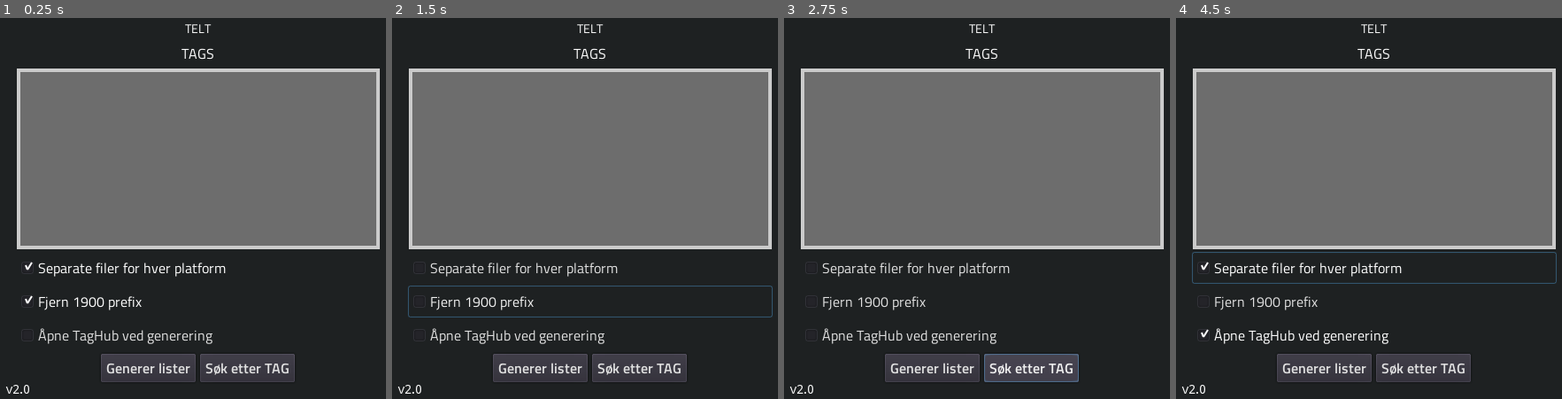
Above: before the commit, frames 1-4 (left to right).
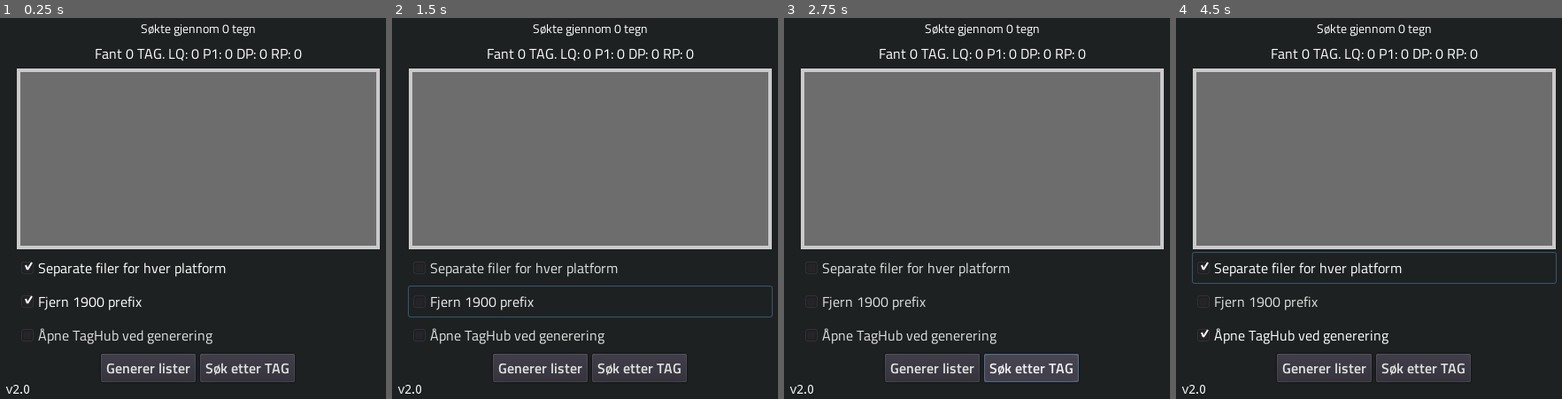
Above: after the commit, the same moments.

Repository: Keroflux/tagfinder
Game: Godot game, scene res://Control.tscn
Same seed, same stepped clock (60 frames per second), same inputs: the game is played once before the commit and once after it.
Inputs:
- Up to frame 1 (0.25 s): no input
- Up to frame 2 (1.5 s): click "Separate filer for hver platf…" at 0.5 s; click "Fjern 1900 prefix" at 1.25 s
- Up to frame 3 (2.75 s): click "Søk etter TAG" at 2 s
- Up to frame 4 (4.5 s): click "Åpne TagHub ved generering" at 2.75 s; click "Generer lister" at 3.5 s; click "Separate filer for hver platf…" at 4.25 s

The runs differ from the first frame. In frame 1, 0.9% of the frame differs, in the area x 24-79%, y 1-12%; in frame 2, 0.9%; in frame 3, 0.9%; in frame 4, 0.9%.
Error before the commit: Parse Error: Variable "result" already defined in the scope (at line 24). (res://Control.gd:29)

Commit message:
Fikset regex bug
Bug som gjorde at den ikke klarte å finne tag om 1900- prefix manglet

Diff:
--- a/Control.gd
+++ b/Control.gd
@@ -1,9 +1,10 @@
 extends Control
 
+var version = "v2.1"
 var dir = OS.get_system_dir(2) # Får adressen til dokumenter. Brukes til lagring
 
 var re = RegEx.new()
-var manuell = "[0-9]\\d*-[A-Z]-[A-Z]\\w+-[0-9]\\d+" # Finner tag med format 1903-A-VG23-0489B med og uten prefix
+var manuell = "[0-9]{0,4}-?[A-Z]-[A-Z]\\w+-[0-9]\\d+" # Finner tag med format 1903-A-VG23-0489B med og uten prefix
 var vanlig = "[0-9]{0,4}-?[A-Z]{1}-[0-9]{2}[A-Z]{2,4}[0-9]{3,4}[A-D]?" # Finner 1900-A-23PSV2671B med og uten prefix
 
 var TAG =  []   # Liste for alle tagnummer
@@ -21,7 +22,6 @@
 #Søker gjennom text fra utklipsstavlen og skjekker dem opp mot RegEx
 #Alle matcher blir lagt i en liste, sortert, telt, og plassert i scrollboxen
 func search():
-	var result
 	var charct = 0
 	var text = OS.get_clipboard() # Får teksten fra clipboardet til PCen
 	charct = text.length()
@@ -52,7 +52,6 @@
 # Legger til prefix på tag om det er valgt
 func add_prefix():
 	if not $MC/VBC/Prefix.pressed:
-		var newTAG = []
 		for tag in TAG.size():
 			var t = TAG[tag]
 			if t.begins_with('L'):
@@ -125,7 +124,7 @@
 
 # Funksjon for å åpne et STID søk med valgt TAG
 func _on_Open_STID(index):
-	OS.shell_open('http://tips.statoil.no/TagDetails.aspx?inst_code=JSV&tag_no=' + str(index) + '&search=tag')
+	OS.shell_open("https://stid.equinor.com/JSV/tag/" + str(index))
 
 # Funksjon for å lagre tag i .txt filer
 func save(text, id):
